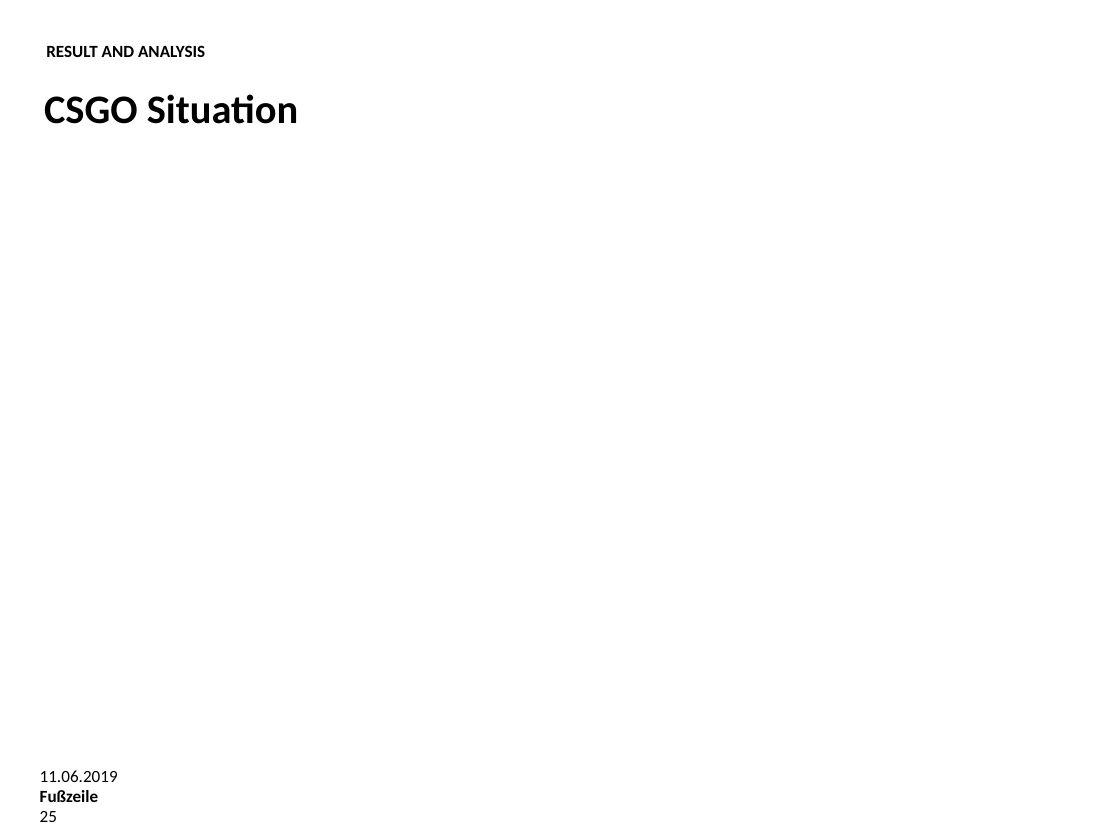
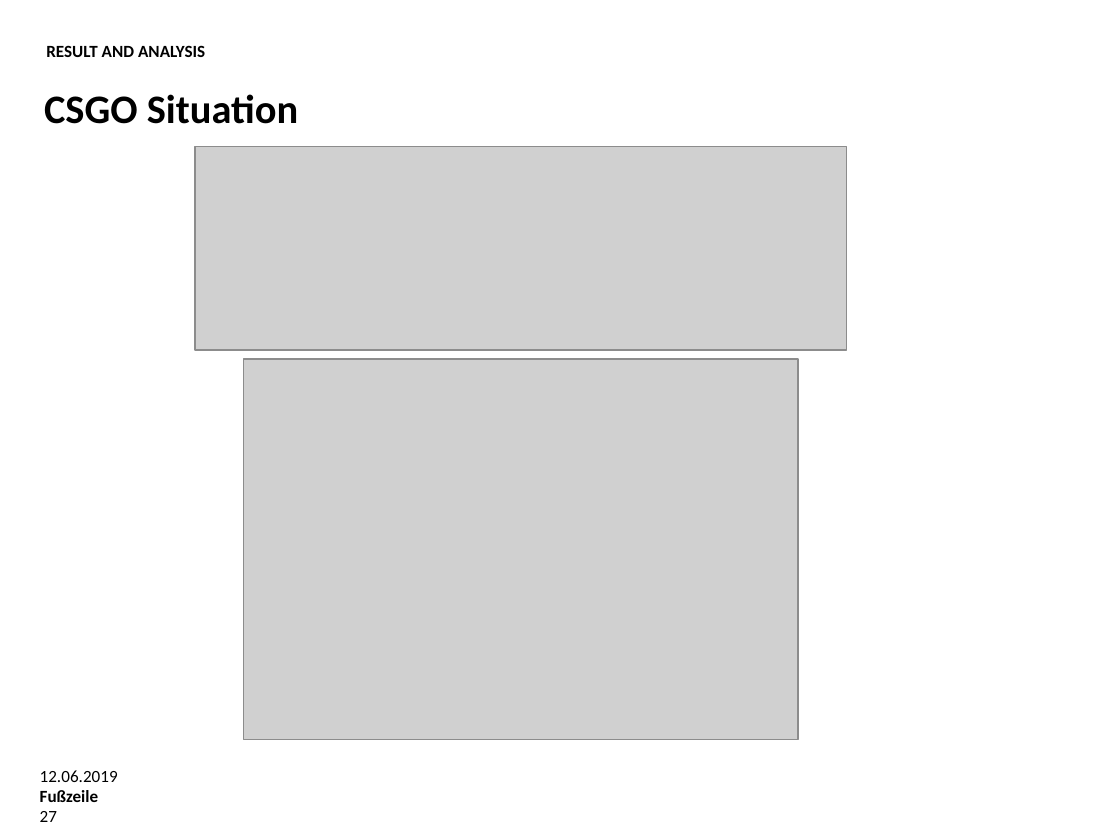
Before and after one commit to Rickylht/Bachelor-Thesis, a slide deck: slide 27 of Oral Examination.pptx (slide 25 before the commit). Drawn at 1120x840 pixels with LibreOffice and Linux fonts; fonts in the diff are those of the drawing; grey boxes stand for pictures; background and template pictures are left out. Boxes give left, top, right and bottom in pixels: in the first picture for what was removed or moved away, otherwise in the second. Text is boxed around its words. In the diff, an @@ line names an element or a change of style, - is before the commit and + after.

```diff
--- a/Oral Examination.pptx
+++ b/Oral Examination.pptx
@@ picture added at (195,147,847,351) @@
@@ picture added at (244,360,799,740) @@
@@ text at (40,770,118,782): text changed @@
-11.06.2019
+12.06.2019
@@ page number at (40,811,57,822): text changed @@
-25
+27
```
Also in this commit, not shown: 24 other slides changed, 18 slides added.
